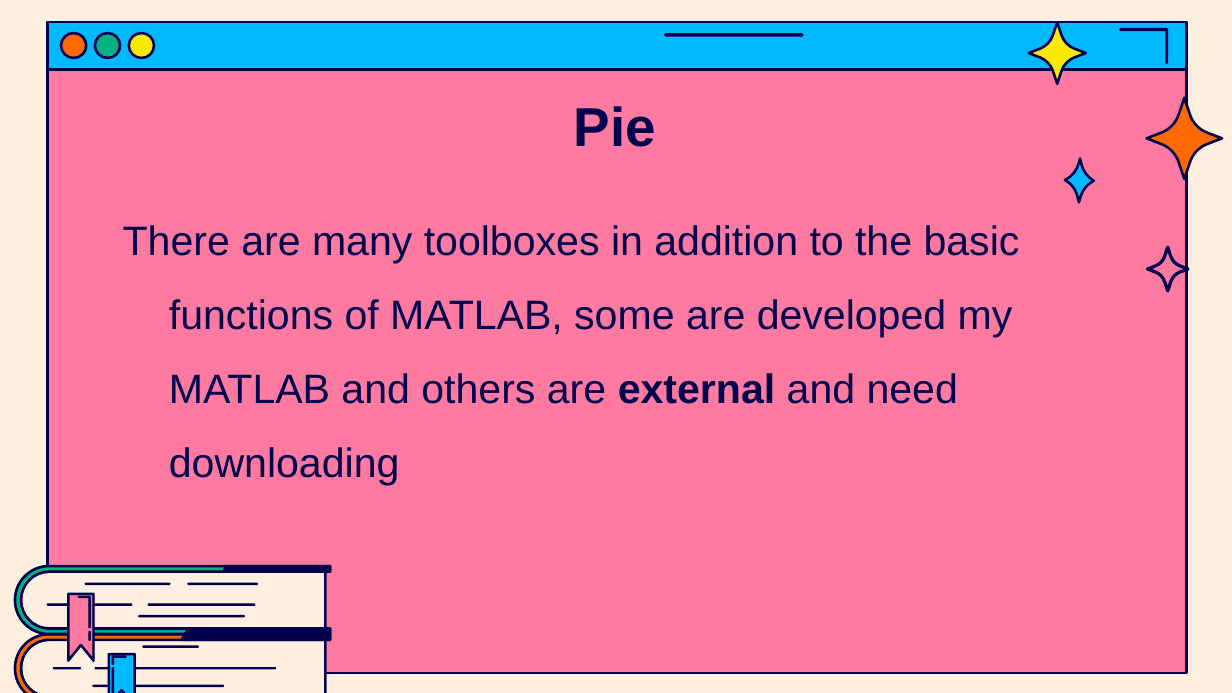
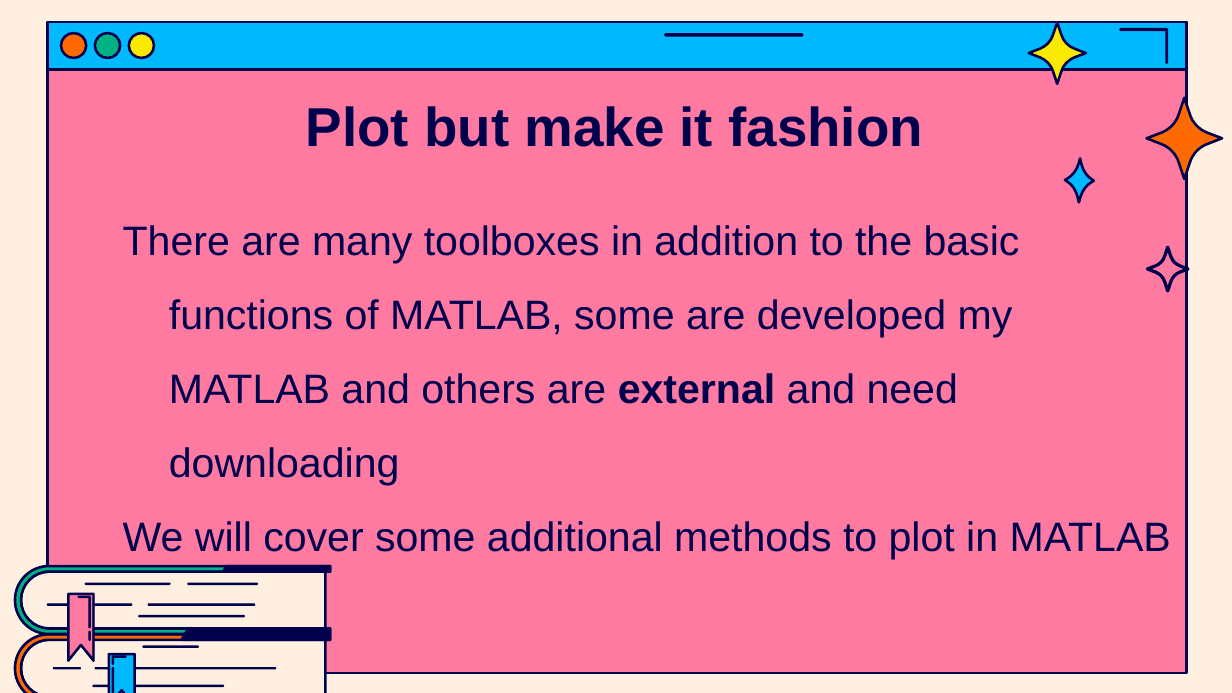
Before and after one commit to jasondsc/MATDRAB2MATFAB, a slide deck: slide 20 of slides/MATLAB_class_4.pptx (slide 17 before the commit). Drawn at 1232x693 pixels with LibreOffice and Linux fonts; fonts in the diff are those of the drawing. Boxes give left, top, right and bottom in pixels: in the first picture for what was removed or moved away, otherwise in the second. Text is boxed around its words. In the diff, an @@ line names an element or a change of style, - is before the commit and + after.

```diff
--- a/slides/MATLAB_class_4.pptx
+++ b/slides/MATLAB_class_4.pptx
@@ title at <box>306,106,923,147</box>: text changed @@
-Pie
+Plot but make it fashion
@@ text at <box>123,521,1171,559</box>: paragraph added @@
+We will cover some additional methods to plot in MATLAB
```
Also in this commit, not shown: 8 other slides changed, 3 slides added, 4 other files.
